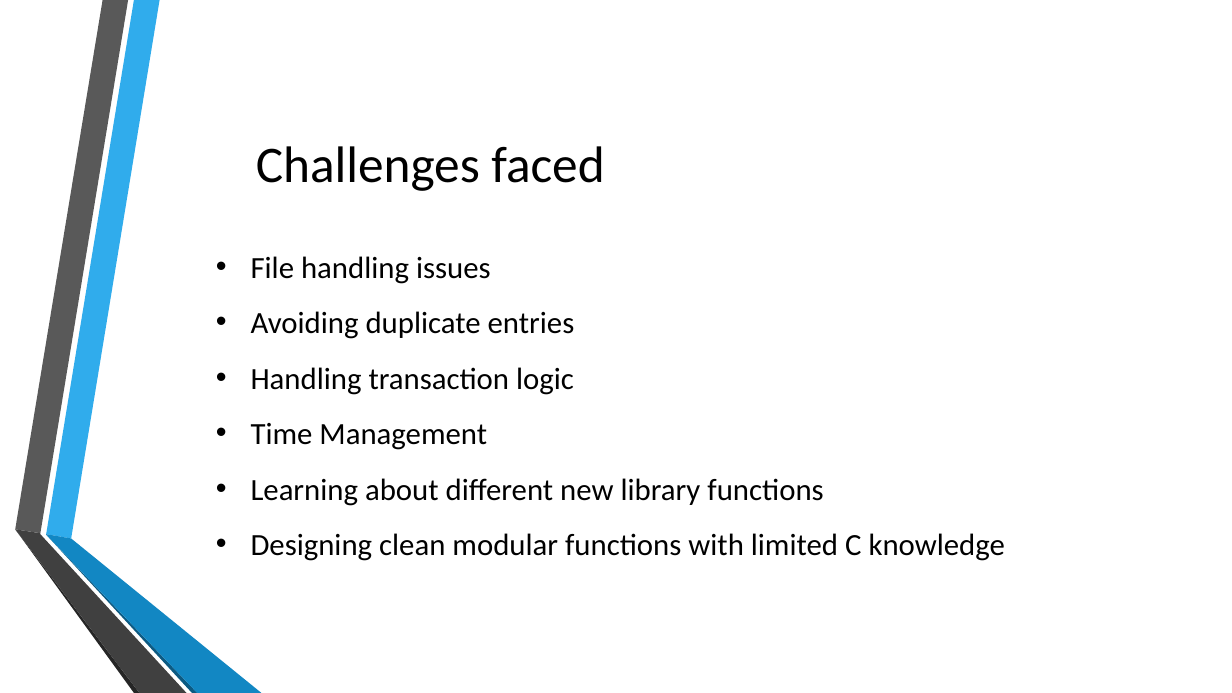
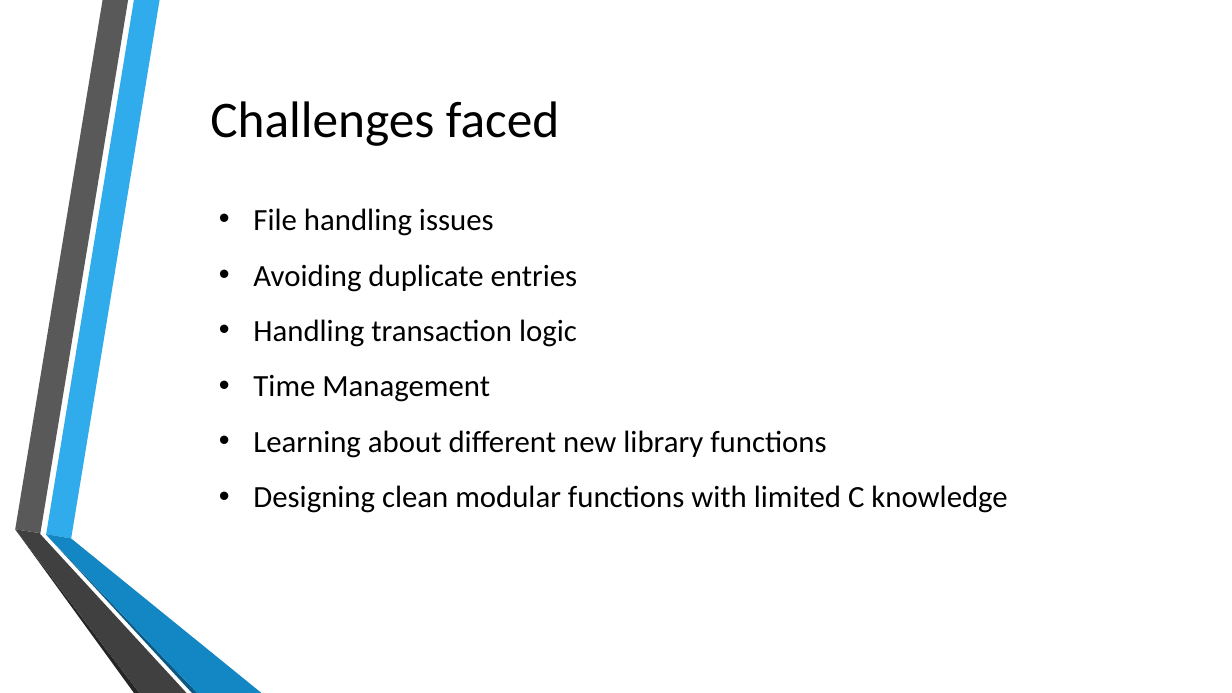
Before and after one commit to 10Rajin/Presentation, a slide deck: slide 6 of Banking Management System.pptx. Drawn at 1232x693 pixels with LibreOffice and Linux fonts; fonts in the diff are those of the drawing; background and template pictures are left out. Boxes give left, top, right and bottom in pixels: in the first picture for what was removed or moved away, otherwise in the second. Text is boxed around its words. In the diff, an @@ line names an element or a change of style, - is before the commit and + after.

```diff
--- a/Banking Management System.pptx
+++ b/Banking Management System.pptx
@@ title "Challenges faced": place and size @@
-title "Challenges faced" at [256, 146, 604, 191]
+title "Challenges faced" at [210, 101, 559, 146]
@@ text "File handling issues": place and size @@
-text "File handling issues" at [251, 256, 1005, 561]
+text "File handling issues" at [253, 208, 1007, 513]
```
Also in this commit, not shown: 5 other slides changed.
